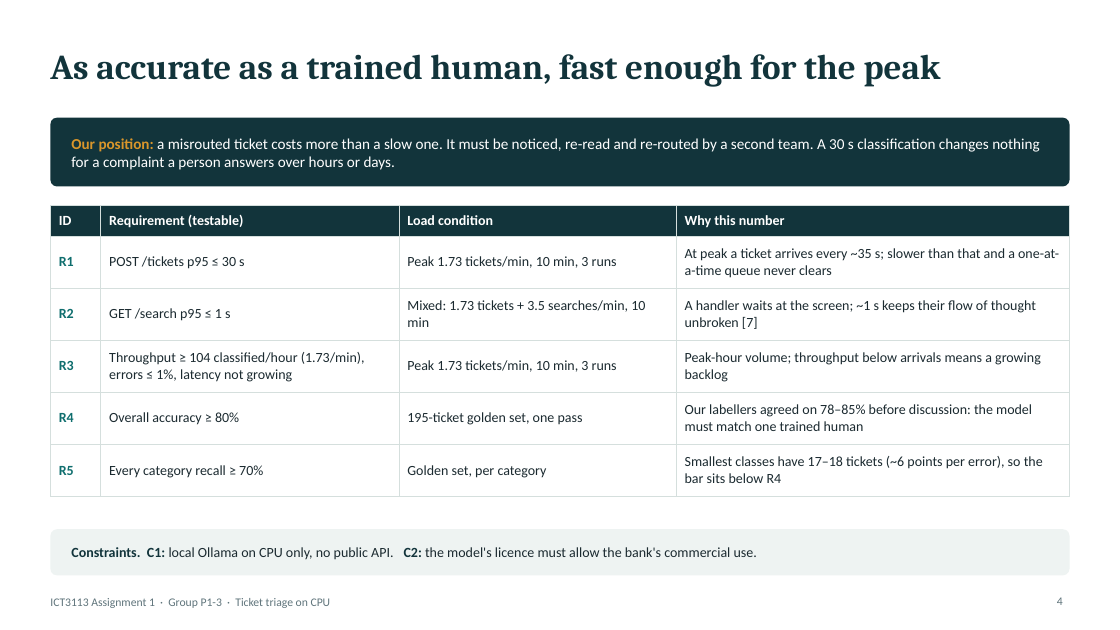
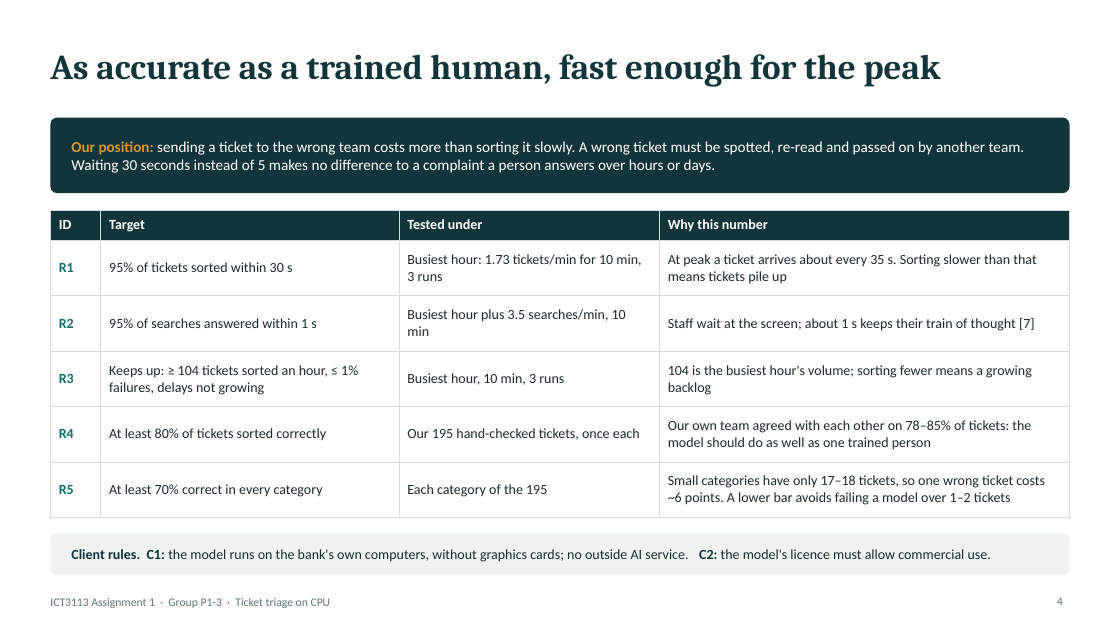
Before and after one commit to asdafsafas/ICT3113_A1_P1-3, a slide deck: slide 4 of slides/Group03.pptx. Drawn at 1120x630 pixels with LibreOffice and Linux fonts; fonts in the diff are those of the drawing. Boxes give left, top, right and bottom in pixels: in the first picture for what was removed or moved away, otherwise in the second. Text is boxed around its words. In the diff, an @@ line names an element or a change of style, - is before the commit and + after.

Commit message:
Reword slides for non-technical readers; add team names and IDs
Slides 1-11 replace jargon with plain descriptions (numbers unchanged).
Cover lists all five members with student IDs. Applies the queued 694/day
and R5 wording fixes.

```diff
--- a/slides/Group03.pptx
+++ b/slides/Group03.pptx
@@ rounded rectangle at [50,118,1070,193]: proportions changed @@
@@ rounded rectangle: place and size @@
-rounded rectangle at [50,118,1070,187]
+rounded rectangle at [50,118,1070,193]
@@ text at [71,141,1025,173]: text changed @@
-Our position: a misrouted ticket costs more than a slow one. It must be noticed, re-read and re-routed by a second team. A 30 s classification changes nothing for a complaint a person answers over hours or days.
+Our position: sending a ticket to the wrong team costs more than sorting it slowly. A wrong ticket must be spotted, re-read and passed on by another team. Waiting 30 seconds instead of 5 makes no difference to a complaint a person answers over hours or days.
@@ table at [50,210,1070,509] @@
-row 1, column 2: Requirement (testable)
+row 1, column 2: Target
-row 1, column 3: Load condition
+row 1, column 3: Tested under
-row 2: R1 | POST /tickets p95 ≤ 30 s | Peak 1.73 tickets/min, 10 min, 3 runs | At peak a ticket arrives every ~35 s; slower than that and a one-at-a-time queue never clears
+row 2: R1 | 95% of tickets sorted within 30 s | Busiest hour: 1.73 tickets/min for 10 min, 3 runs | At peak a ticket arrives about every 35 s. Sorting slower than that means tickets pile up
-row 3: R2 | GET /search p95 ≤ 1 s | Mixed: 1.73 tickets + 3.5 searches/min, 10 min | A handler waits at the screen; ~1 s keeps their flow of thought unbroken [7]
+row 3: R2 | 95% of searches answered within 1 s | Busiest hour plus 3.5 searches/min, 10 min | Staff wait at the screen; about 1 s keeps their train of thought [7]
-row 4: R3 | Throughput ≥ 104 classified/hour (1.73/min), errors ≤ 1%, latency not growing | Peak 1.73 tickets/min, 10 min, 3 runs | Peak-hour volume; throughput below arrivals means a growing backlog
+row 4: R3 | Keeps up: ≥ 104 tickets sorted an hour, ≤ 1% failures, delays not growing | Busiest hour, 10 min, 3 runs | 104 is the busiest hour's volume; sorting fewer means a growing backlog
-row 5: R4 | Overall accuracy ≥ 80% | 195-ticket golden set, one pass | Our labellers agreed on 78–85% before discussion: the model must match one trained human
+row 5: R4 | At least 80% of tickets sorted correctly | Our 195 hand-checked tickets, once each | Our own team agreed with each other on 78–85% of tickets: the model should do as well as one trained person
-row 6: R5 | Every category recall ≥ 70% | Golden set, per category | Smallest classes have 17–18 tickets (~6 points per error), so the bar sits below R4
+row 6: R5 | At least 70% correct in every category | Each category of the 195 | Small categories have only 17–18 tickets, so one wrong ticket costs ~6 points. A lower bar avoids failing a model over 1–2 tickets
@@ table: place and size @@
-table at [50,206,1070,487]
+table at [50,210,1070,509]
@@ rounded rectangle: place and size @@
-rounded rectangle at [50,529,1070,576]
+rounded rectangle at [50,534,1070,576]
@@ rounded rectangle at [50,534,1070,576]: proportions changed @@
@@ text at [71,549,991,562]: text changed @@
-Constraints. C1: local Ollama on CPU only, no public API. C2: the model's licence must allow the bank's commercial use.
+Client rules. C1: the model runs on the bank's own computers, without graphics cards; no outside AI service. C2: the model's licence must allow commercial use.
```
Also in this commit, not shown: 10 other slides changed, 2 other files.
